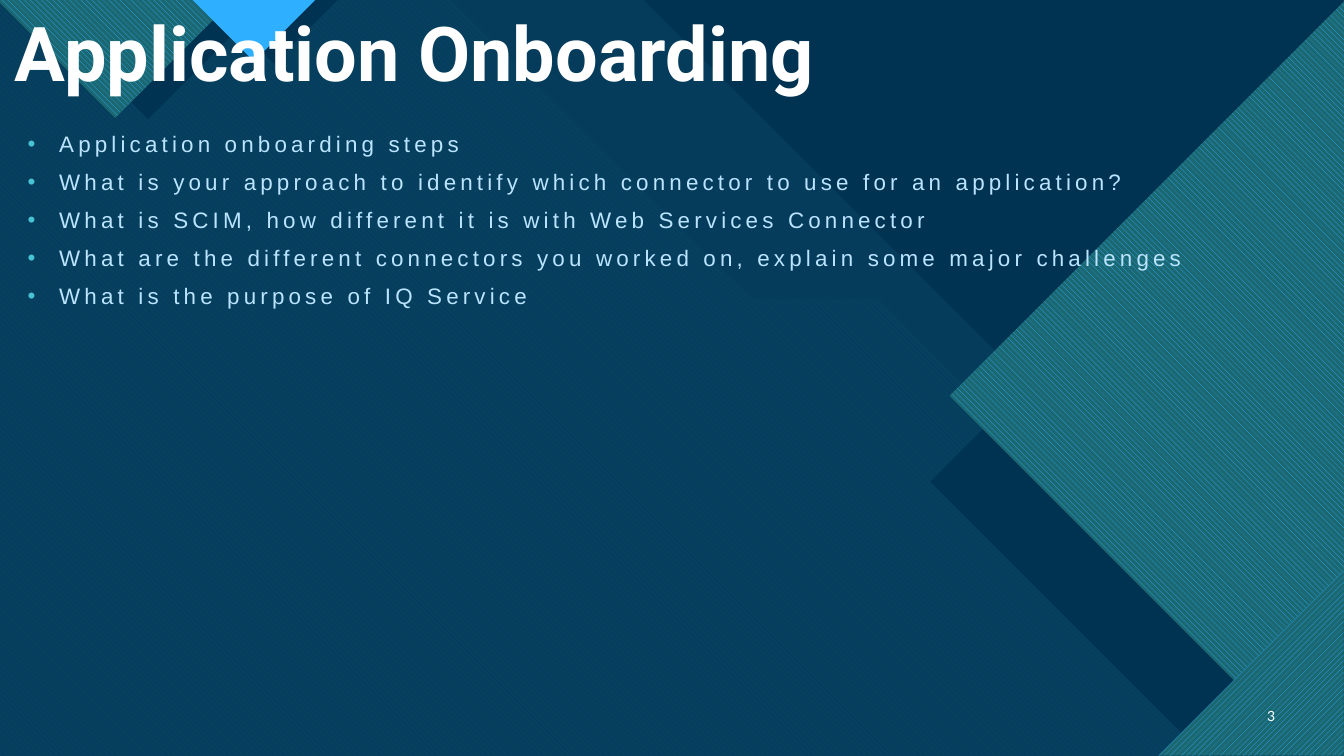
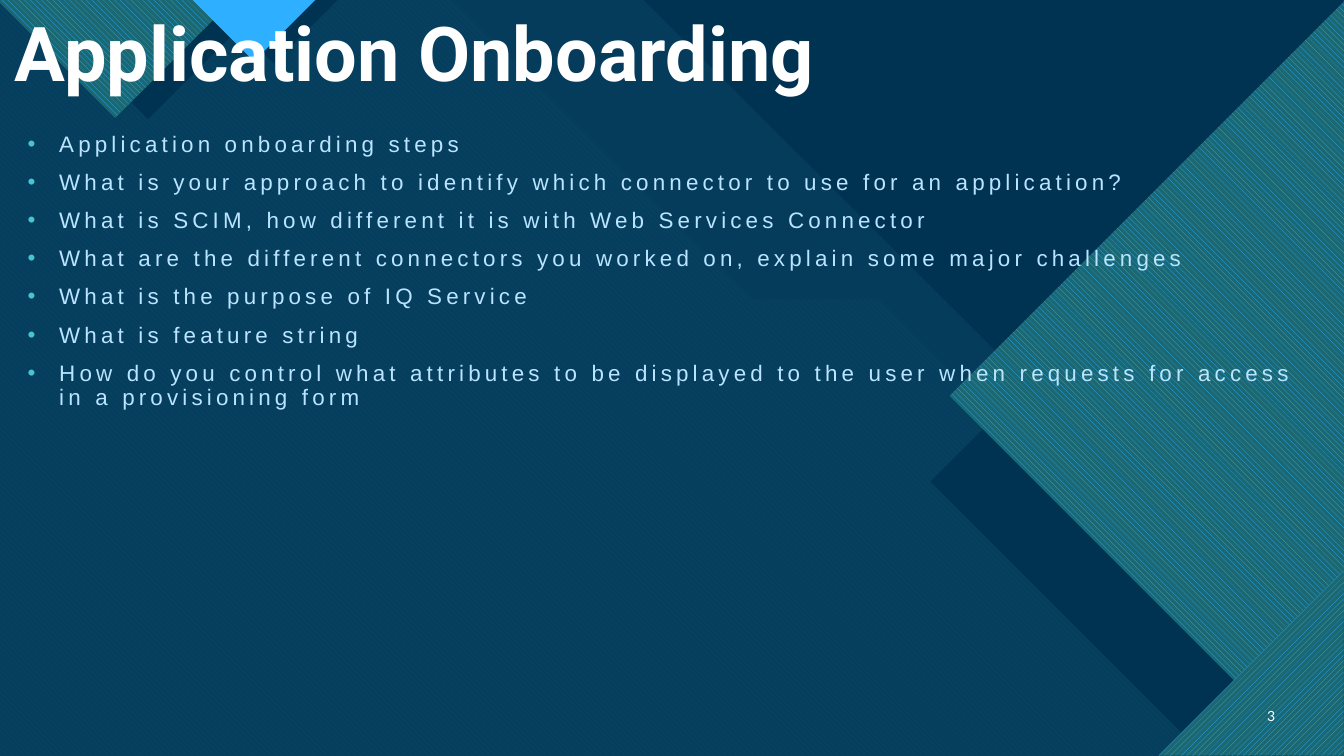
Before and after one commit to MVKR7/SailPoint-IIQ, a slide deck: slide 3 of Content/SailPoint_IdentityIQ_Interview_Questions.pptx. Drawn at 1344x756 pixels with LibreOffice and Linux fonts; fonts in the diff are those of the drawing. Boxes give left, top, right and bottom in pixels: in the first picture for what was removed or moved away, otherwise in the second. Text is boxed around its words. In the diff, an @@ line names an element or a change of style, - is before the commit and + after.

```diff
--- a/Content/SailPoint_IdentityIQ_Interview_Questions.pptx
+++ b/Content/SailPoint_IdentityIQ_Interview_Questions.pptx
@@ text at bbox=[59, 327, 1288, 410]: paragraphs added @@
+• What is feature string
+• How do you control what attributes to be displayed to the user when requests for access in a provisioning form
```
Also in this commit, not shown: 8 other slides changed, 1 slide added, 3 other files.
